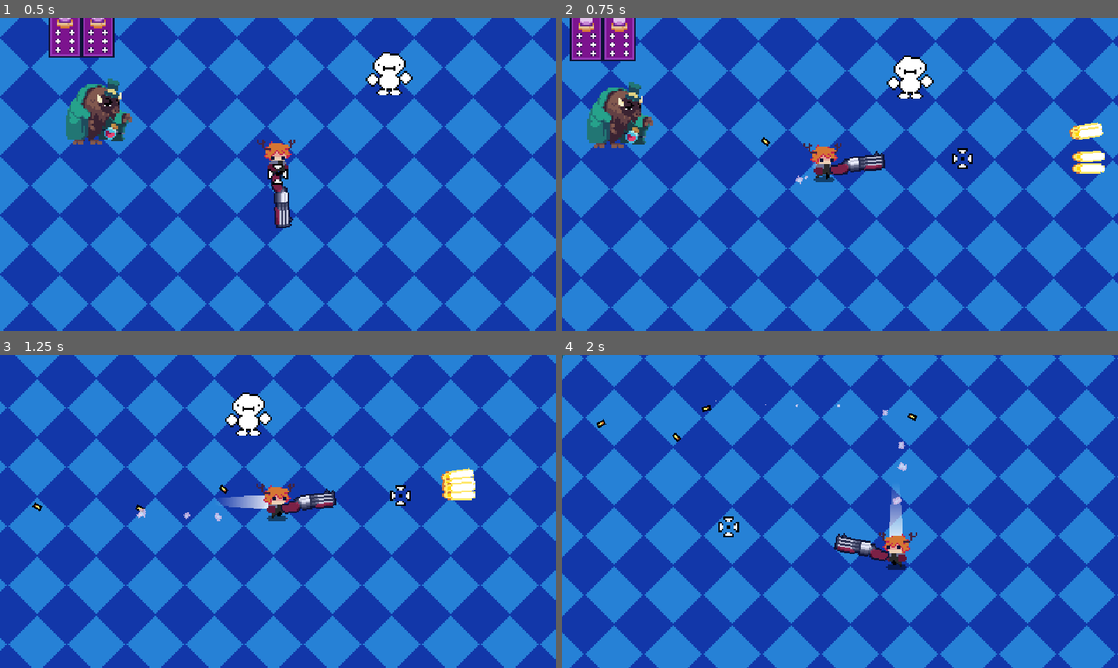
Above: before the commit, frames 1-4 (two rows, left to right).
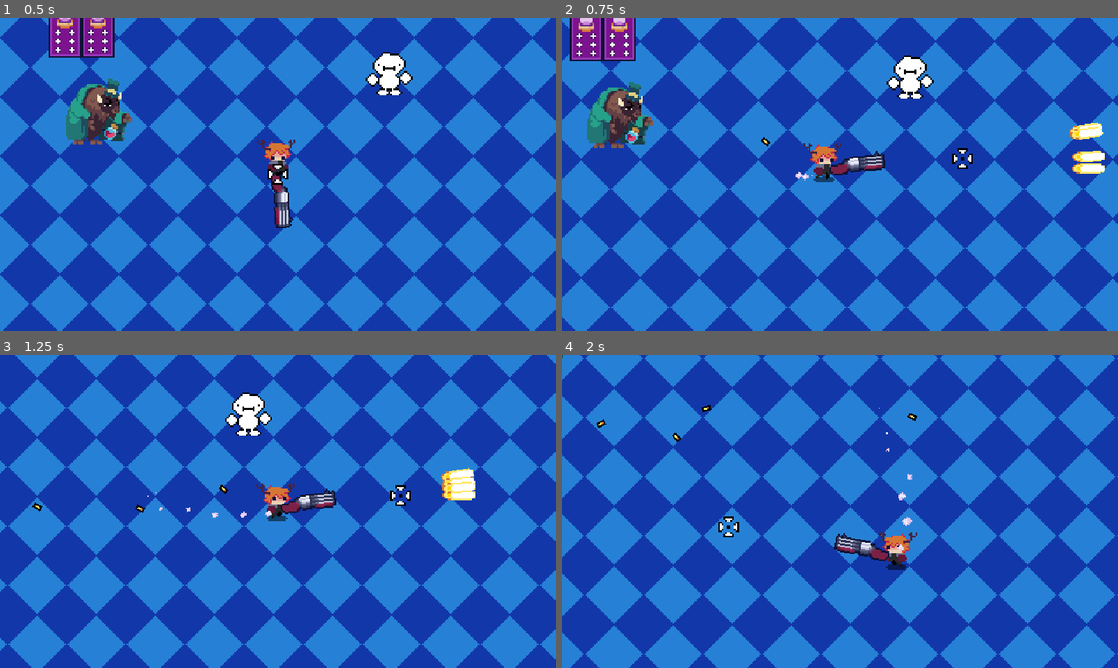
Above: after the commit, the same moments.

Repository: gisotra/protoroguelike
Game: Godot game, scene res://scenes/levels/sandbox.tscn
Same seed, same stepped clock (60 frames per second), same inputs: the game is played once before the commit and once after it.
Inputs (mouse positions are in pixels of both pictures, inside the frame that each line leads up to):
- Up to frame 1 (0.5 s): no input
- Up to frame 2 (0.75 s): move the mouse to (962, 158) at 0.52 s; press the mouse at (962, 158) at 0.53 s; hold D (move_right) from 0.53 s (still down)
- Up to frame 3 (1.25 s): keep holding D (move_right)
- Up to frame 4 (2 s): move the mouse to (728, 527) at 1.27 s; release D (move_right) at 1.28 s; release the mouse at (728, 527) at 1.28 s; hold S (move_down) from 1.28 s (still down); click (728, 527) at 1.35 s

Frame 1 is identical in both runs. In frame 2, less than 0.1% of the frame differs, in the area x 42-46%, y 46-54%; in frame 3, 0.4%; in frame 4, 0.5%, in the area x 27-63%, y 14-63%.

Commit message:
rocket trail

Diff:
--- a/components/comp_scenes/interaction_component.tscn
+++ b/components/comp_scenes/interaction_component.tscn
@@ -8,6 +8,7 @@
 script = ExtResource("1_th1a4")
 
 [node name="Sprite2D" type="Sprite2D" parent="."]
+scale = Vector2(1e-05, 1e-05)
 
 [node name="AnimationPlayer" type="AnimationPlayer" parent="."]
 
--- a/project.godot
+++ b/project.godot
@@ -25,8 +25,8 @@
 window/size/viewport_width=640
 window/size/viewport_height=360
 window/size/resizable=false
-window/size/window_width_override=1280
-window/size/window_height_override=720
+window/size/window_width_override=1920
+window/size/window_height_override=1080
 window/stretch/mode="viewport"
 window/stretch/aspect="expand"
 window/stretch/scale_mode="integer"
--- a/resources/weapons/TripleShotgun.tres
+++ b/resources/weapons/TripleShotgun.tres
@@ -71,7 +71,7 @@
 player_knockback = 40.0
 shell_amount = 1
 ejection_speed = 1.0
-life_time = 4.0
+life_time = 12.0
 gun_texture = SubResource("AtlasTexture_vkq25")
 muzzle_flash_animation = SubResource("SpriteFrames_n1xar")
 shell_texture = SubResource("AtlasTexture_n1xar")
--- a/scenes/levels/lobby_room.tscn
+++ b/scenes/levels/lobby_room.tscn
@@ -8,6 +8,7 @@
 [ext_resource type="Texture2D" uid="uid://c0tdowp71tidy" path="res://scenes/scenary/visuals/gate.png" id="6_capf1"]
 [ext_resource type="Script" uid="uid://fxd2qv6cevdu" path="res://scenes/camera/scripts/cinematic_area.gd" id="7_6jy5w"]
 [ext_resource type="PackedScene" uid="uid://d2tsr6a16pfw4" path="res://scenes/entities/npcs/npc.tscn" id="8_dxdr2"]
+[ext_resource type="PackedScene" uid="uid://bpupxjsevyybh" path="res://scenes/scenary/scripts/lobby_firepit.tscn" id="8_sbk1y"]
 
 [sub_resource type="AtlasTexture" id="AtlasTexture_6jy5w"]
 atlas = ExtResource("6_capf1")
@@ -91,6 +92,9 @@
 position = Vector2(3.5, -37)
 shape = SubResource("RectangleShape2D_sbk1y")
 
+[node name="firepit" parent="scenary" instance=ExtResource("8_sbk1y")]
+position = Vector2(2, 173)
+
 [node name="WorldEnvironment" type="WorldEnvironment" parent="."]
 environment = SubResource("Environment_capf1")
 
--- a/dust.tscn
+++ b/scenes/player/dust.tscn
@@ -9,8 +9,8 @@
 particles_anim_loop = false
 
 [sub_resource type="Gradient" id="Gradient_hvgcl"]
-offsets = PackedFloat32Array(0, 0.71657753)
-colors = PackedColorArray(1, 0, 0.30588236, 1, 1, 1, 1, 0)
+offsets = PackedFloat32Array(0, 0.959276)
+colors = PackedColorArray(1, 1, 1, 1, 1, 1, 1, 1)
 
 [sub_resource type="GradientTexture1D" id="GradientTexture1D_p32id"]
 gradient = SubResource("Gradient_hvgcl")
@@ -25,22 +25,21 @@
 [sub_resource type="ParticleProcessMaterial" id="ParticleProcessMaterial_hvgcl"]
 particle_flag_disable_z = true
 emission_shape = 3
-emission_box_extents = Vector3(5, 2, 1)
+emission_box_extents = Vector3(7, 2, 1)
 direction = Vector3(0, -1, 0)
-initial_velocity_min = 10.0
-initial_velocity_max = 23.0
+initial_velocity_min = 5.0
+initial_velocity_max = 17.0
 angular_velocity_min = -143.16002
 angular_velocity_max = 164.15997
 gravity = Vector3(0, -30, 0)
-scale_min = 0.93
-scale_max = 1.75
+scale_min = 0.72999996
+scale_max = 1.35
 scale_curve = SubResource("CurveTexture_veaii")
 color_ramp = SubResource("GradientTexture1D_p32id")
 anim_offset_max = 1.0
 
 [node name="dust" type="GPUParticles2D"]
 material = SubResource("CanvasItemMaterial_1vtmn")
-amount = 4
 texture = ExtResource("1_1vtmn")
 lifetime = 0.6900000000000001
 fixed_fps = 60
--- a/scenes/player/player.tscn
+++ b/scenes/player/player.tscn
@@ -6,14 +6,7 @@
 [ext_resource type="Script" uid="uid://ckkqykpeu1xr" path="res://scenes/player/scripts/eyes.gd" id="3_p47bc"]
 [ext_resource type="PackedScene" uid="uid://cnu7q2dmvndkm" path="res://scenes/weapons/triple_shotgun.tscn" id="4_lvxji"]
 [ext_resource type="Script" uid="uid://bb7133dhhvmtg" path="res://addons/trail_2d/trail_2d.gd" id="6_75vfm"]
-
-[sub_resource type="Curve" id="Curve_75vfm"]
-_data = [Vector2(0, 1), 0.0, 0.0, 0, 0, Vector2(1e-05, 1), 0.0, 0.0, 0, 0, Vector2(1, 0), 0.0, 0.0, 0, 0]
-point_count = 3
-
-[sub_resource type="Gradient" id="Gradient_75vfm"]
-offsets = PackedFloat32Array(0, 0.4826087)
-colors = PackedColorArray(1, 1, 1, 1, 1, 1, 1, 0)
+[ext_resource type="PackedScene" uid="uid://bys8blhndb5le" path="res://scenes/player/dust.tscn" id="7_0owmy"]
 
 [sub_resource type="AtlasTexture" id="AtlasTexture_qek5x"]
 atlas = ExtResource("2_0owmy")
@@ -72,19 +65,17 @@
 _data = [Vector2(0, 0), 0.0, 0.0, 0, 0, Vector2(0.108492665, 1), 0.0, 0.0, 0, 0, Vector2(1.126723, 0), 0.0, 0.0, 0, 0, Vector2(1.5357838, 0), 0.0, 0.0, 0, 0]
 point_count = 4
 
+[sub_resource type="Curve" id="Curve_75vfm"]
+_data = [Vector2(0, 1), 0.0, 0.0, 0, 0, Vector2(1e-05, 1), 0.0, 0.0, 0, 0, Vector2(1, 0), 0.0, 0.0, 0, 0]
+point_count = 3
+
+[sub_resource type="Gradient" id="Gradient_75vfm"]
+offsets = PackedFloat32Array(0, 0.4826087)
+colors = PackedColorArray(1, 1, 1, 1, 1, 1, 1, 0)
+
 [node name="player" type="CharacterBody2D" groups=["Player"]]
 collision_layer = 2
 script = ExtResource("1_dovo2")
-
-[node name="Trail2D" type="Line2D" parent="."]
-show_behind_parent = true
-position = Vector2(0, -9)
-width = 8.0
-width_curve = SubResource("Curve_75vfm")
-gradient = SubResource("Gradient_75vfm")
-script = ExtResource("6_75vfm")
-length = 35
-metadata/_custom_type_script = "uid://bb7133dhhvmtg"
 
 [node name="central_head_point" type="Marker2D" parent="."]
 position = Vector2(0, -11)
@@ -145,3 +136,17 @@
 
 [node name="TripleShotgun" parent="." instance=ExtResource("4_lvxji")]
 position = Vector2(0, -6)
+
+[node name="dust" parent="." instance=ExtResource("7_0owmy")]
+emitting = false
+
+[node name="Trail2D" type="Line2D" parent="."]
+visible = false
+show_behind_parent = true
+position = Vector2(0, -9)
+width = 8.0
+width_curve = SubResource("Curve_75vfm")
+gradient = SubResource("Gradient_75vfm")
+script = ExtResource("6_75vfm")
+length = 35
+metadata/_custom_type_script = "uid://bb7133dhhvmtg"
--- a/scenes/player/scripts/player.gd
+++ b/scenes/player/scripts/player.gd
@@ -7,7 +7,7 @@
 @onready var eyes: Sprite2D = $eyes
 @onready var gun: Gun = $Gun
 var isWalking: bool = false
-@onready var dust_emmiter: CPUParticles2D = $dust_emmiter
+@onready var dust: GPUParticles2D = $dust
 @onready var central_head_point: Marker2D = $central_head_point
 @onready var frame_count: int = 0
 @onready var eyes_update_rate = 10
@@ -40,9 +40,9 @@
 	velocity = velocity.limit_length(SPEED)
 	#limita a velocity
 	if isWalking:
-		dust_emmiter.emitting = true
+		dust.emitting = true
 	else:
-		dust_emmiter.emitting = false
+		dust.emitting = false
 	move_and_slide()
 
 func _handle_direction():
--- /dev/null
+++ b/scenes/scenary/scripts/lobby_firepit.tscn
@@ -0,0 +1,41 @@
+[gd_scene load_steps=7 format=3 uid="uid://bpupxjsevyybh"]
+
+[ext_resource type="Texture2D" uid="uid://ci230ejxvvmeq" path="res://scenes/scenary/visuals/fire.png" id="1_k208g"]
+
+[sub_resource type="Gradient" id="Gradient_bk34j"]
+offsets = PackedFloat32Array(0, 0.12711865, 0.5423729)
+colors = PackedColorArray(1, 1, 0.2901961, 1, 1, 0.2, 0.10980392, 0.9019608, 0.023529412, 0.015686275, 0, 0.67058825)
+
+[sub_resource type="GradientTexture1D" id="GradientTexture1D_5bhke"]
+gradient = SubResource("Gradient_bk34j")
+
+[sub_resource type="Curve" id="Curve_juon5"]
+_limits = [0.0, 2.5, 0.0, 1.0]
+_data = [Vector2(0, 0), 0.0, 0.0, 0, 0, Vector2(0.019903176, 0.88299584), 0.0, 0.0, 0, 0, Vector2(0.50672406, 0.52574086), 0.0, 0.0, 0, 0, Vector2(0.8402367, 0), 0.0, 0.0, 0, 0, Vector2(0.845616, 0), 0.0, 0.0, 0, 0]
+point_count = 5
+
+[sub_resource type="CurveTexture" id="CurveTexture_rbehg"]
+curve = SubResource("Curve_juon5")
+
+[sub_resource type="ParticleProcessMaterial" id="ParticleProcessMaterial_fu6u5"]
+lifetime_randomness = 0.71
+particle_flag_disable_z = true
+emission_shape = 3
+emission_box_extents = Vector3(1, 2, 1)
+direction = Vector3(-1, -1, 0)
+spread = 27.419
+initial_velocity_min = 12.49
+initial_velocity_max = 55.739998
+gravity = Vector3(0, -30, 0)
+scale_min = 0.95
+scale_max = 1.25
+scale_curve = SubResource("CurveTexture_rbehg")
+color_ramp = SubResource("GradientTexture1D_5bhke")
+
+[node name="firepit" type="GPUParticles2D"]
+amount = 80
+texture = ExtResource("1_k208g")
+lifetime = 1.1
+randomness = 0.27
+fixed_fps = 60
+process_material = SubResource("ParticleProcessMaterial_fu6u5")
--- /dev/null
+++ b/scenes/scenary/scripts/rocket_trail.tscn
@@ -0,0 +1,42 @@
+[gd_scene load_steps=7 format=3 uid="uid://hieuae2t4l8i"]
+
+[ext_resource type="Texture2D" uid="uid://ci230ejxvvmeq" path="res://scenes/scenary/visuals/fire.png" id="1_7gunh"]
+
+[sub_resource type="Gradient" id="Gradient_7gunh"]
+offsets = PackedFloat32Array(0, 0.13841808, 0.3361582)
+colors = PackedColorArray(1, 1, 0.2901961, 1, 1, 0.2, 0.10980392, 0.9019608, 0.023529412, 0.015686275, 0, 0.67058825)
+
+[sub_resource type="GradientTexture1D" id="GradientTexture1D_ywvg3"]
+gradient = SubResource("Gradient_7gunh")
+
+[sub_resource type="Curve" id="Curve_w2dhr"]
+_limits = [0.0, 2.5, 0.0, 1.0]
+_data = [Vector2(0, 0), 0.0, 0.0, 0, 0, Vector2(0.033351265, 1.3615872), 0.0, 0.0, 0, 0, Vector2(0.4825175, 0.3967042), 0.0, 0.0, 0, 0, Vector2(0.697687, 0), 0.0, 0.0, 0, 0]
+point_count = 4
+
+[sub_resource type="CurveTexture" id="CurveTexture_knby3"]
+curve = SubResource("Curve_w2dhr")
+
+[sub_resource type="ParticleProcessMaterial" id="ParticleProcessMaterial_p0ike"]
+lifetime_randomness = 0.32
+particle_flag_disable_z = true
+emission_shape = 1
+emission_sphere_radius = 3.23
+direction = Vector3(-1, 0, 0)
+spread = 12.946
+initial_velocity_min = 50.0
+initial_velocity_max = 142.44
+gravity = Vector3(0, -30, 0)
+scale_min = 0.55
+scale_max = 0.95
+scale_curve = SubResource("CurveTexture_knby3")
+color_ramp = SubResource("GradientTexture1D_ywvg3")
+
+[node name="firepit" type="GPUParticles2D"]
+position = Vector2(-8, -28)
+amount = 80
+texture = ExtResource("1_7gunh")
+lifetime = 1.1
+randomness = 0.27
+fixed_fps = 60
+process_material = SubResource("ParticleProcessMaterial_p0ike")
--- /dev/null
+++ b/scenes/scenary/shaders/firepit_outline.gdshader
@@ -0,0 +1,25 @@
+shader_type canvas_item;
+uniform vec4 outline_color : source_color = vec4(0.0, 0.0, 0.0, 0.0);
+uniform bool corner_pixel = false;
+
+void fragment(){
+	vec4 base = texture(TEXTURE, UV);
+	if (base.a > 0.0) {
+		COLOR = base;
+	}
+	else {
+		vec2 image_pixel_size = TEXTURE_PIXEL_SIZE;
+		bool valid_side =
+			texture(TEXTURE, UV + vec2(-image_pixel_size.x, 0)).a > 0.0 ||
+			texture(TEXTURE, UV + vec2(image_pixel_size.x, 0)).a > 0.0 ||
+			texture(TEXTURE, UV + vec2( 0, -image_pixel_size.y)).a > 0.0 ||
+			texture(TEXTURE, UV + vec2( 0, image_pixel_size.y)).a > 0.0;
+		bool valid_corner =
+			texture(TEXTURE, UV + vec2(-image_pixel_size.x, -image_pixel_size.y)).a > 0.0 ||
+			texture(TEXTURE, UV + vec2(image_pixel_size.x, -image_pixel_size.y)).a > 0.0 ||
+			texture(TEXTURE, UV + vec2(-image_pixel_size.x, image_pixel_size.y)).a > 0.0 ||
+			texture(TEXTURE, UV + vec2(image_pixel_size.x, image_pixel_size.y)).a > 0.0;
+		if (valid_side || (corner_pixel && valid_corner))
+			COLOR = outline_color;
+	}
+}
--- a/scenes/weapons/bullets/scripts/base/bullet_shell.gd
+++ b/scenes/weapons/bullets/scripts/base/bullet_shell.gd
@@ -33,7 +33,14 @@
 
 
 func _on_death_timer_timeout() -> void:
-	anim_player.play("disappear")
+	var myTween = create_tween()
+
+	myTween.set_ease(Tween.EASE_OUT)
+	myTween.set_trans(Tween.TRANS_CUBIC)
+	myTween.tween_property(self, "scale", Vector2(1.3, 1.3), 0.5)
+	myTween.tween_property(self, "scale", Vector2.ZERO, 0.9)
+	await myTween.finished
+	queue_free()
 
 
 func _on_animation_player_animation_finished(anim_name: StringName):
Binary file added: scenes/entities/enemies/tutorial/slime.png
Not shown, added: scenes/entities/enemies/tutorial/slime.png.import
Not shown: 1 places in scenes/levels/lobby_room.tscn that only renumber resources
Not shown: 1 places in scenes/player/player.tscn that only renumber resources
Not shown, added: scenes/scenary/shaders/firepit_outline.gdshader.uid
Binary file added: scenes/scenary/visuals/fire.png
Not shown, added: scenes/scenary/visuals/fire.png.import
Binary file added: scenes/scenary/visuals/fire_outlined.png
Not shown, added: scenes/scenary/visuals/fire_outlined.png.import
